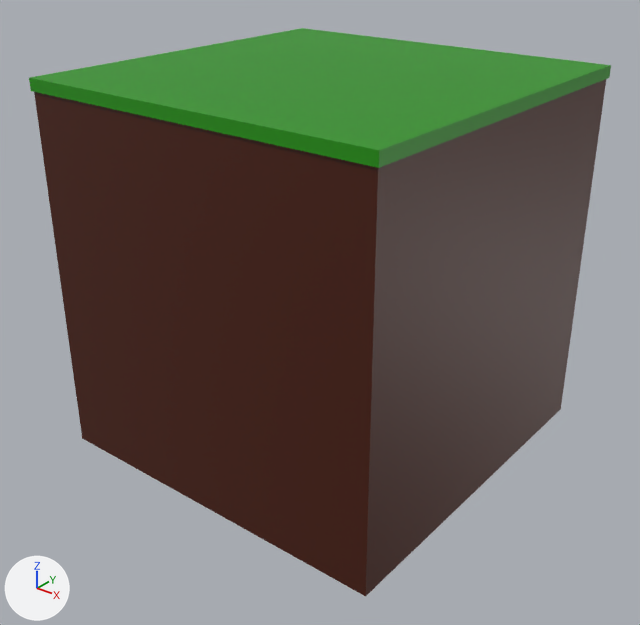
What one commit did to the Blender file land/land.blend.
The view is the same before and after, from a 50 mm camera at (87.1, -111.3, 59.6) aimed at (1.1, -3.8, -7.1). The axes (+X, +Y, +Z) are drawn at lower left. The lights are the same throughout.

The older version as bpy lines, for what is in view:
```python
mat_material = principled_material('Material')
mat_material.base_color = (0.0683, 0.00852, 0.0)  # brown #4a1700
mat_material_001 = principled_material('Material.001')
mat_material_001.base_color = (0.0149, 0.295, 0.0)  # green #219400
me_cube = bpy.data.meshes.new('Cube')
me_cube.from_pydata(...)  # a box spanning x -1.0..1.0, y -1.0..1.0, z -1.0..1.0
me_cube.materials.append(mat_material)  # brown #4a1700
me_cube_001 = bpy.data.meshes.new('Cube.001')
me_cube_001.from_pydata(...)  # a box spanning x -1.0..1.0, y -1.0..1.0, z -1.0..1.0
me_cube_001.materials.append(mat_material_001)  # green #219400
ob_dirt_col = bpy.data.objects.new('dirt-col', me_cube)
ob_dirt_col.location = (0.0, 0.0, 0.0)
ob_dirt_col.scale = (32.0, 32.0, 32.0)
ob_grass_col = bpy.data.objects.new('grass-col', me_cube_001)
ob_grass_col.location = (0.0, 0.0, 32.0)
ob_grass_col.scale = (32.3, 32.3, 1.0)
```
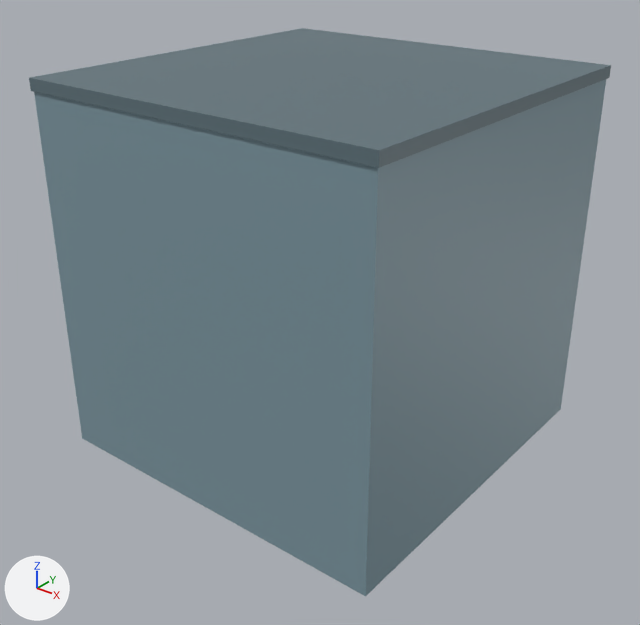
Boxes [x1, y1, x2, y2] around the edits, measured in the pictures (640 x 625 px):
```json
{"object": "dirt-col", "change": "recoloured", "before": [34, 79, 606, 596], "after": [34, 79, 606, 596]}
{"object": "grass-col", "change": "recoloured", "before": [29, 28, 611, 168], "after": [29, 28, 611, 168]}
```

The change, as JSON lines over the scene's bpy script:
```json
{"op": "set", "path": "mat_material.base_color", "old": "(0.0683, 0.00852, 0.0)", "new": "(0.206, 0.313, 0.363)", "note": "brown #4a1700 -> cyan #7d98a2"}
{"op": "set", "path": "mat_material_001.base_color", "old": "(0.0149, 0.295, 0.0)", "new": "(0.115, 0.172, 0.199)", "note": "green #219400 -> dark cyan #5f737b"}
```
